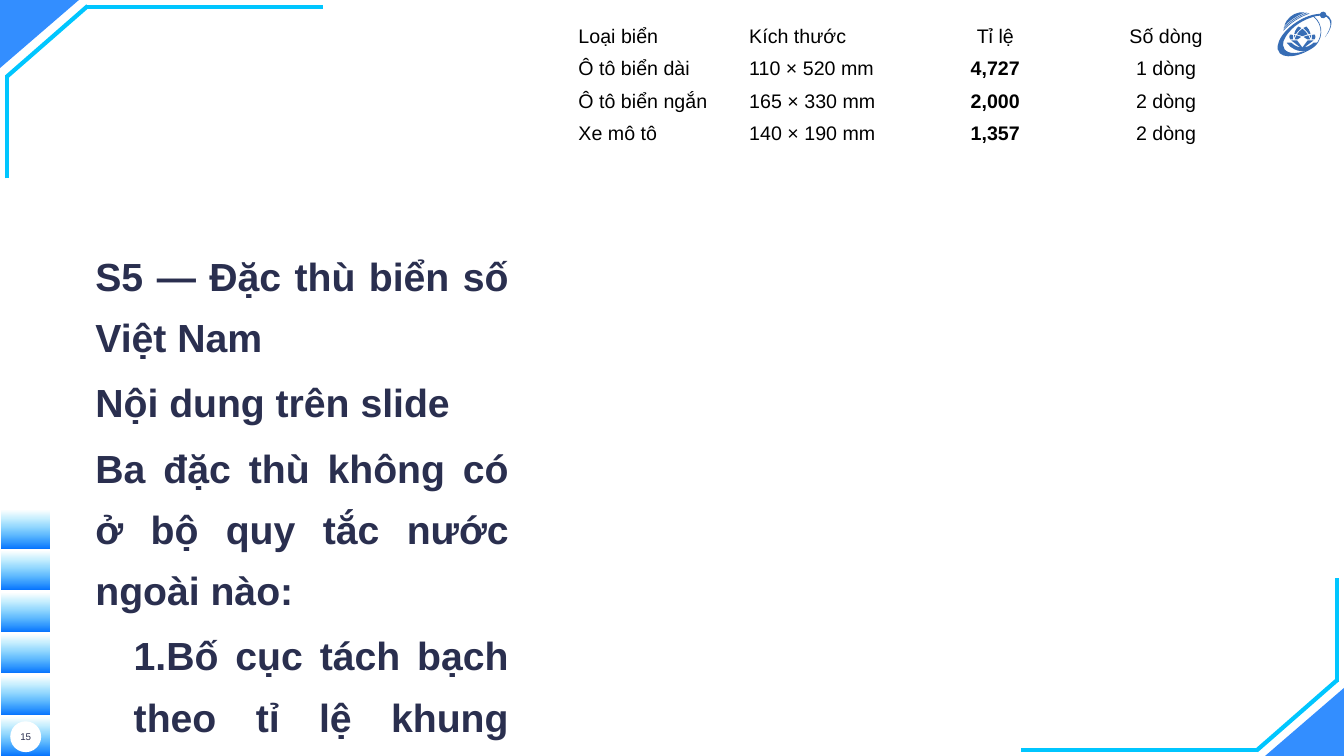
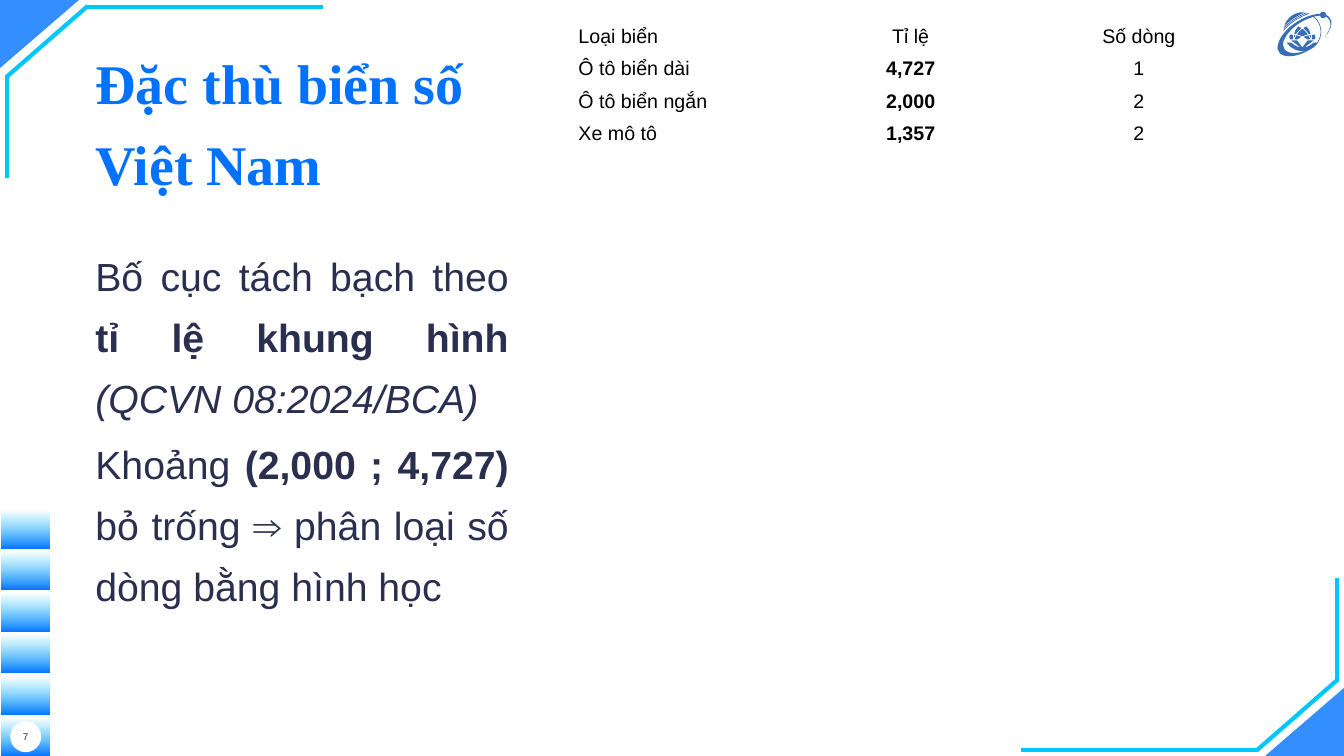
Before and after one commit to hieunguyen2604/alpr-do-an-mon-hoc, a slide deck: slide 7 of docs/slides/slides.pptx (slide 15 before the commit). Drawn at 1344x756 pixels with LibreOffice and Linux fonts; fonts in the diff are those of the drawing; background and template pictures are left out. Boxes give left, top, right and bottom in pixels: in the first picture for what was removed or moved away, otherwise in the second. Text is boxed around its words. In the diff, an @@ line names an element or a change of style, - is before the commit and + after.

```diff
--- a/docs/slides/slides.pptx
+++ b/docs/slides/slides.pptx
@@ table at [569,21,1252,680] @@
-column 2: Kích thước | 110 × 520 mm | 165 × 330 mm | 140 × 190 mm
-column 4: Số dòng | 1 dòng | 2 dòng | 2 dòng
+column 3: Số dòng | 1 | 2 | 2
@@ title added at [95,63,464,195], 40 pt, text #0072FF, bold @@
+Đặc thù biển số Việt Nam
@@ text at [95,260,509,613]: paragraphs removed @@
-S5 — Đặc thù biển số Việt Nam
-Nội dung trên slide
-Ba đặc thù không có ở bộ quy tắc nước ngoài nào:
@@ text at [95,261,509,421]: bold off in "Bố cục tách bạch theo"; italic on in "(QCVN 08:2024/BCA)"; bullet 1. to none @@
@@ text at [95,450,509,609]: paragraph added @@
+Khoảng (2,000 ; 4,727) bỏ trống ⇒ phân loại số dòng bằng hình học
@@ page number at [23,733,28,740]: text changed @@
-15
+7
```
Also in this commit, not shown: 18 other slides changed, 9 slides added, 32 slides removed, 5 other files.
